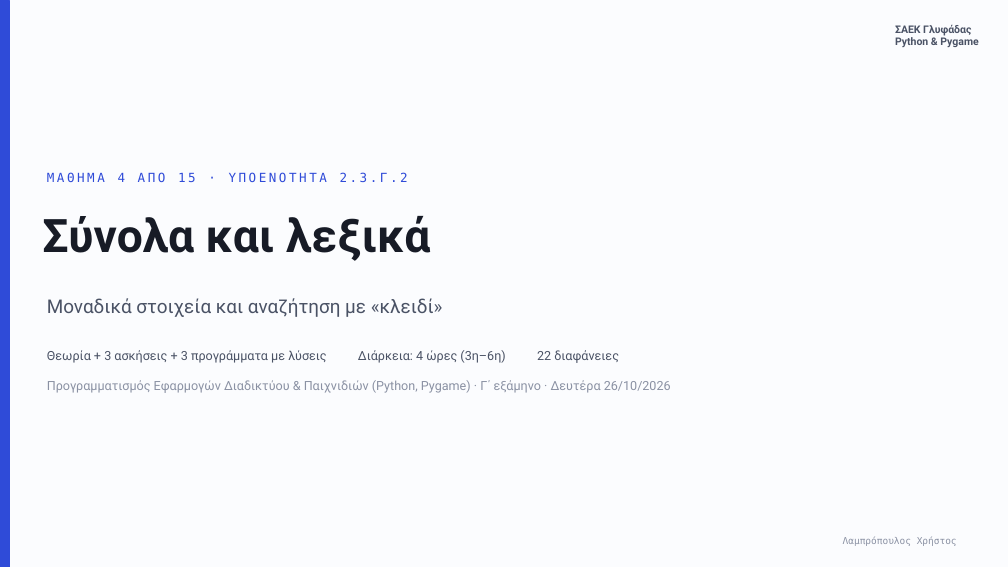
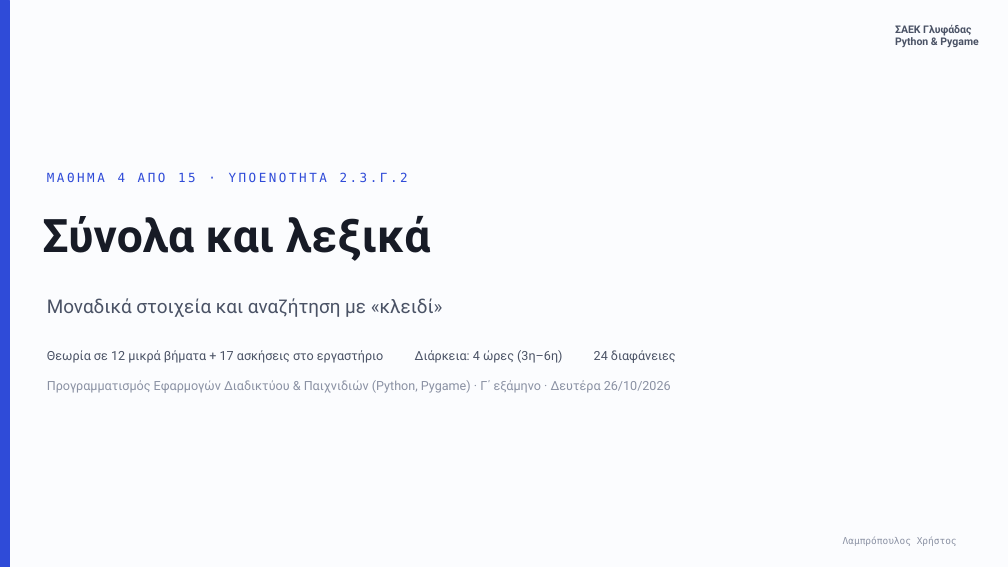
Before and after one commit to xristlamp/LAMPROPOULOS, a slide deck: slide 1 of files/glyfada/python-04-syn-lex.pptx. Drawn at 1008x567 pixels with LibreOffice and Linux fonts; fonts in the diff are those of the drawing; background and template pictures are left out. Boxes give left, top, right and bottom in pixels: in the first picture for what was removed or moved away, otherwise in the second. Text is boxed around its words. In the diff, an @@ line names an element or a change of style, - is before the commit and + after.

```diff
--- a/files/glyfada/python-04-syn-lex.pptx
+++ b/files/glyfada/python-04-syn-lex.pptx
@@ text at (x1=47, y1=350, x2=676, y2=363): text changed @@
-Θεωρία + 3 ασκήσεις + 3 προγράμματα με λύσεις Διάρκεια: 4 ώρες (3η–6η) 22 διαφάνειες
+Θεωρία σε 12 μικρά βήματα + 17 ασκήσεις στο εργαστήριο Διάρκεια: 4 ώρες (3η–6η) 24 διαφάνειες
```
Also in this commit, not shown: 5 other slides changed, 18 slides added, 16 slides removed, 11 other files.
